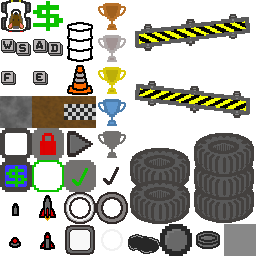
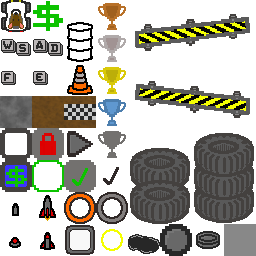
Comparing the layer stacks of the two (256, 256) images. Changes:
painted on "placeholders.png" over (66, 194, 123, 251)
